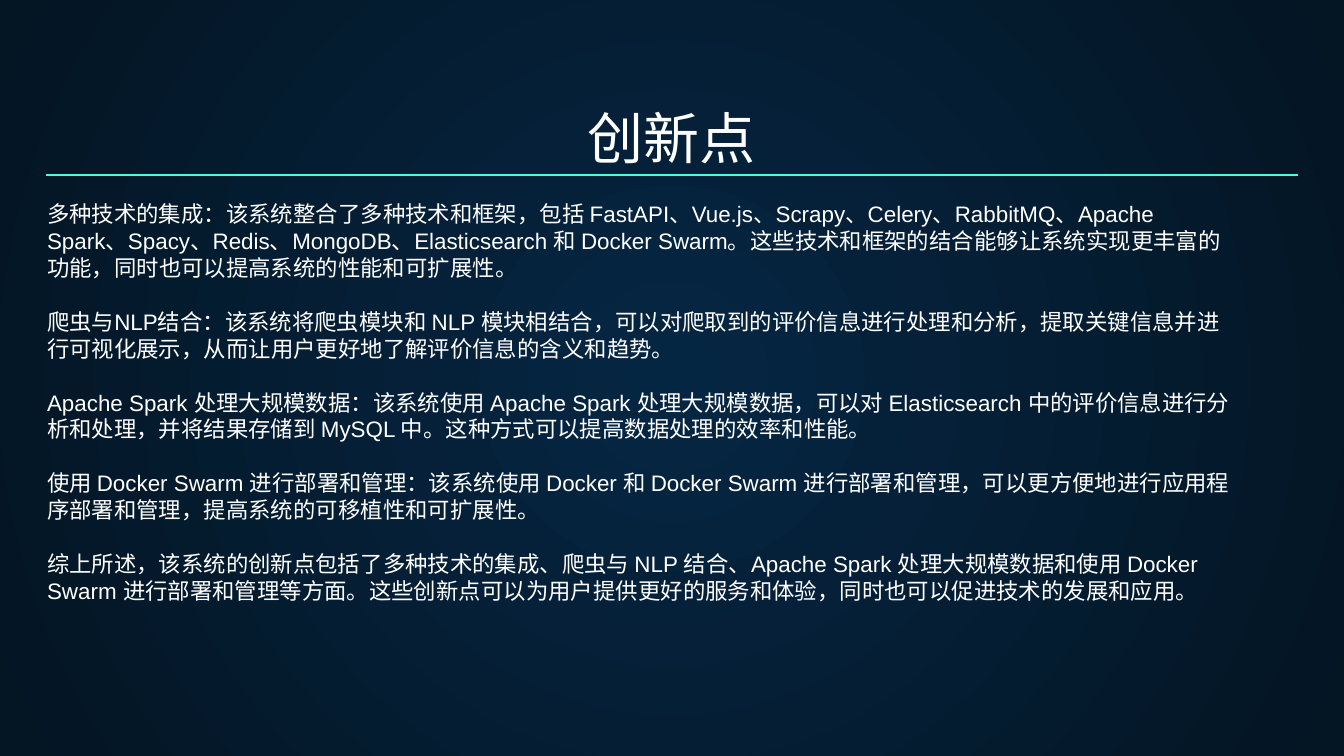
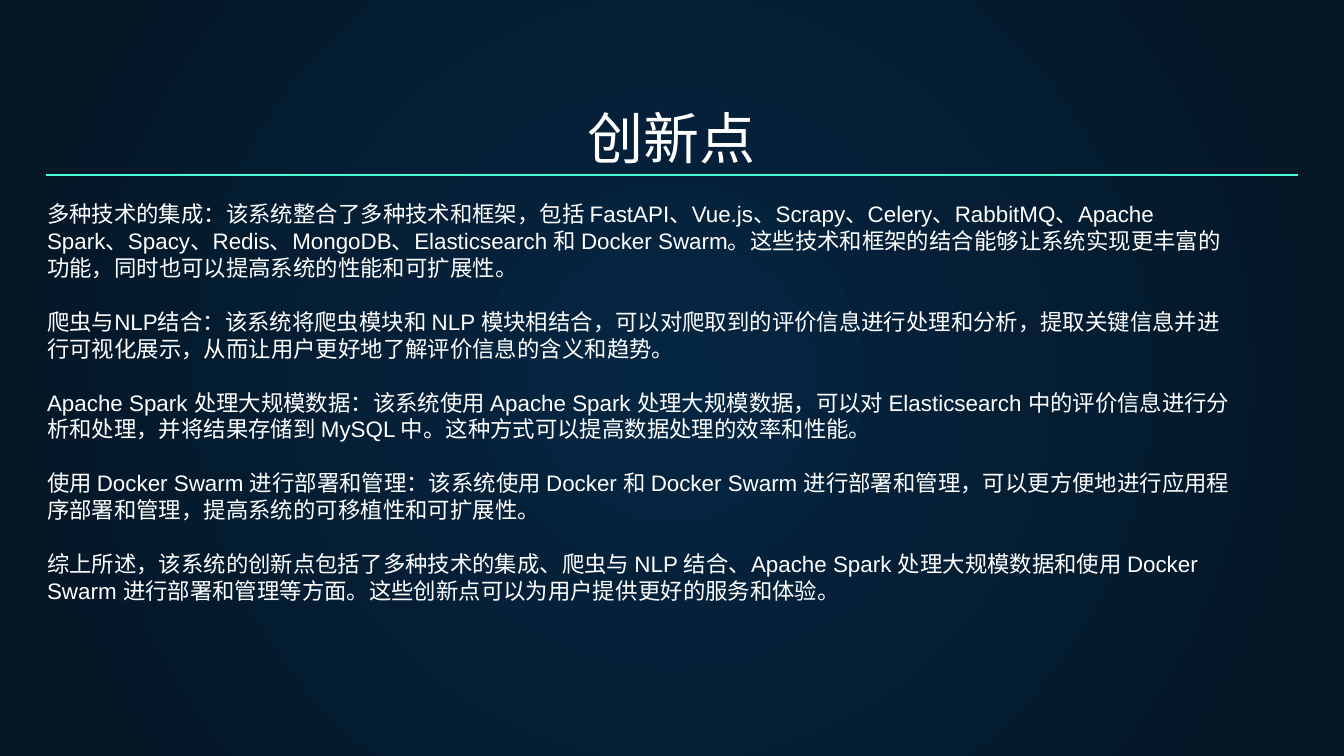
Before and after one commit to zm1060/FinalProject, a slide deck: slide 16 of 过程资料/开题答辩-B网络191-03-左明.pptx (slide 15 before the commit). Drawn at 1344x756 pixels with LibreOffice and Linux fonts; fonts in the diff are those of the drawing. Boxes give left, top, right and bottom in pixels: in the first picture for what was removed or moved away, otherwise in the second. Text is boxed around its words. In the diff, an @@ line names an element or a change of style, - is before the commit and + after.

```diff
--- a/过程资料/开题答辩-B网络191-03-左明.pptx
+++ b/过程资料/开题答辩-B网络191-03-左明.pptx
@@ text at box(47, 553, 1198, 601): text changed @@
-综上所述，该系统的创新点包括了多种技术的集成、爬虫与 NLP 结合、Apache Spark 处理大规模数据和使用 Docker Swarm 进行部署和管理等方面。这些创新点可以为用户提供更好的服务和体验，同时也可以促进技术的发展和应用。
+综上所述，该系统的创新点包括了多种技术的集成、爬虫与 NLP 结合、Apache Spark 处理大规模数据和使用 Docker Swarm 进行部署和管理等方面。这些创新点可以为用户提供更好的服务和体验。
```
Also in this commit, not shown: 8 other slides changed, 1 slide added, 4 other files.
